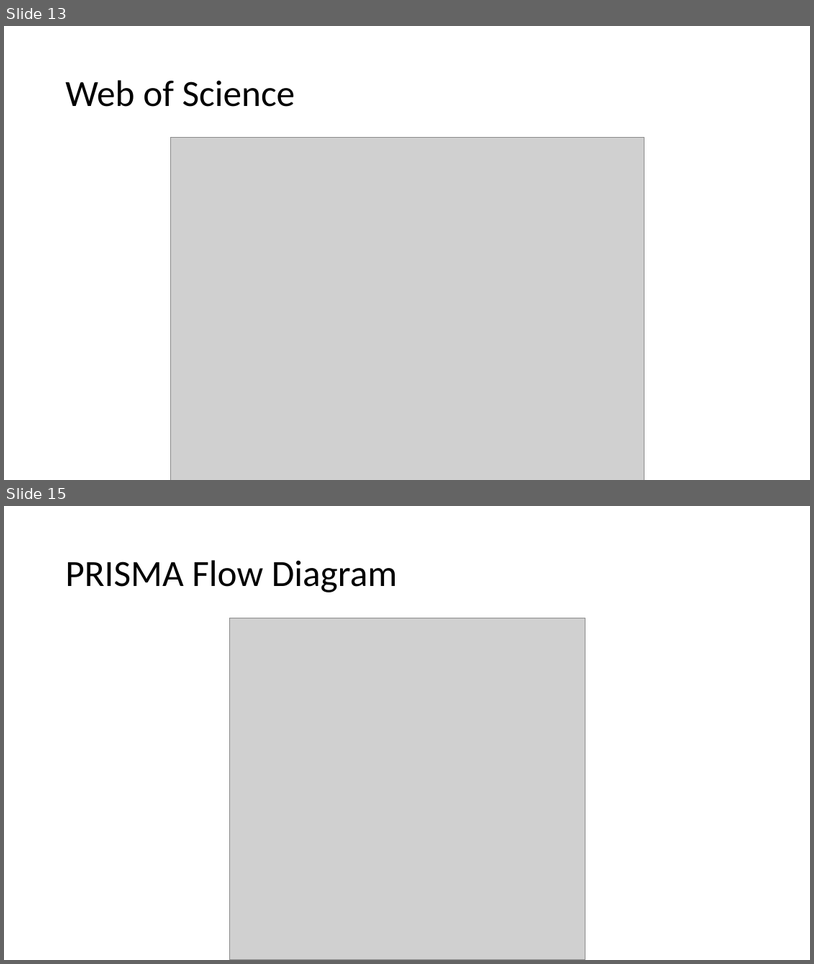
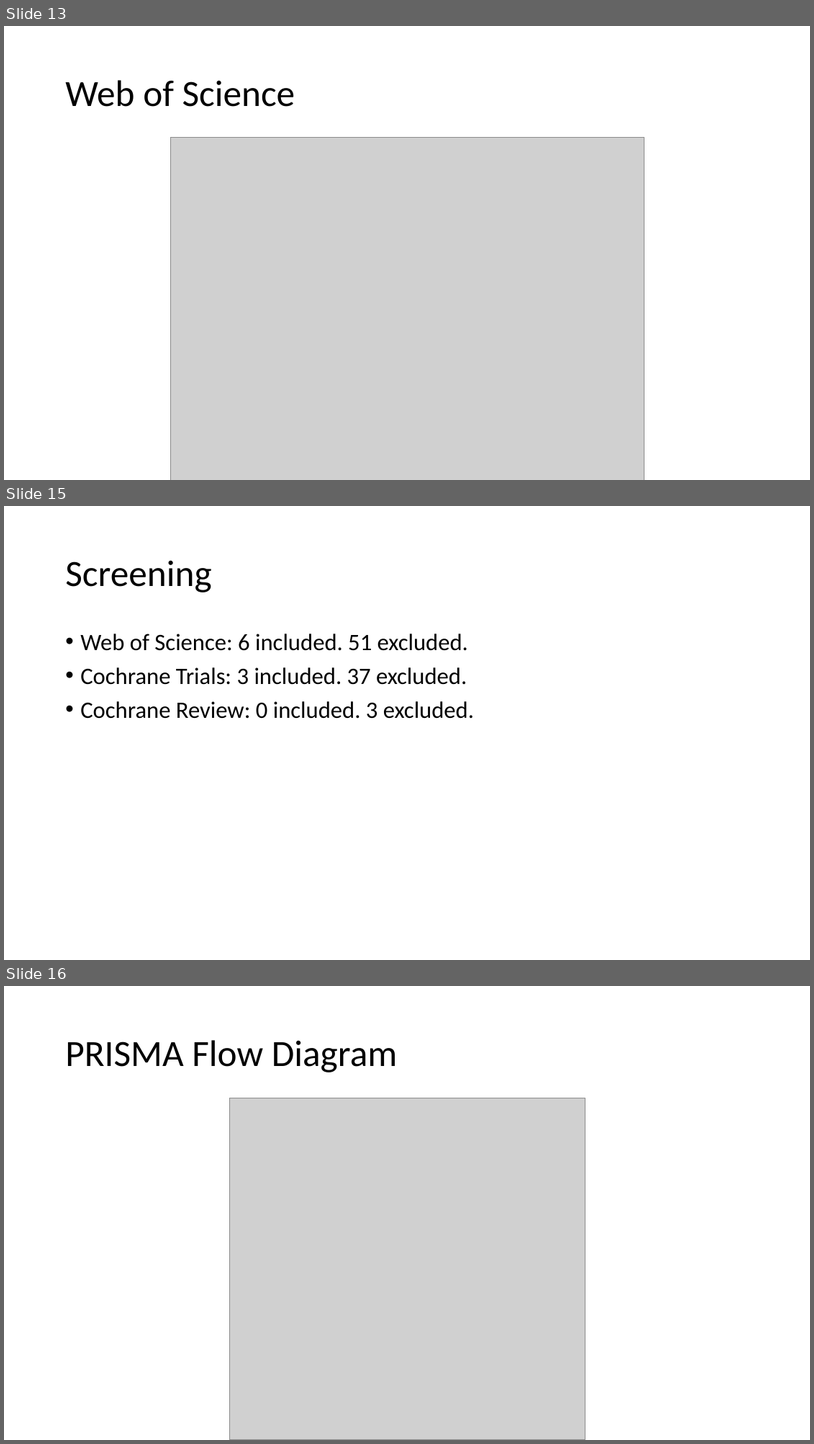
Before and after one commit to BruceChen034020/EstrogenImmunomodulationSystematicReview, a slide deck: Estrogen as an immunomodulator and its role in.pptx. Shown one above the other, each under a label of ours: slides 13 and 15 before the commit, slides 13, 15 and 16 after it; the slides between them are not shown. The pictures are 814x964 and 814x1444 pixels, drawn with LibreOffice and Linux fonts; fonts in the diff are those of the drawing; grey boxes stand for pictures. Boxes give left, top, right and bottom in pixels: in the first picture for what was removed or moved away, otherwise in the second. Text is boxed around its words. In the diff, an @@ line names an element or a change of style, - is before the commit and + after.

```diff
--- a/Estrogen as an immunomodulator and its role in.pptx
+++ b/Estrogen as an immunomodulator and its role in.pptx
@@ slide 15 added at (4, 506, 810, 960), background #FFFFFF @@
@@ title added at (65, 560, 211, 592), 44 pt, text #000000 @@
+Screening
@@ text added at (80, 633, 474, 718), 28 pt, text #000000 @@
+• Web of Science: 6 included. 51 excluded.
+• Cochrane Trials: 3 included. 37 excluded.
+• Cochrane Review: 0 included. 3 excluded.
@@ what was slide 15 is now slide 16 @@
```
Also in this commit, not shown: 5 slides changed.
